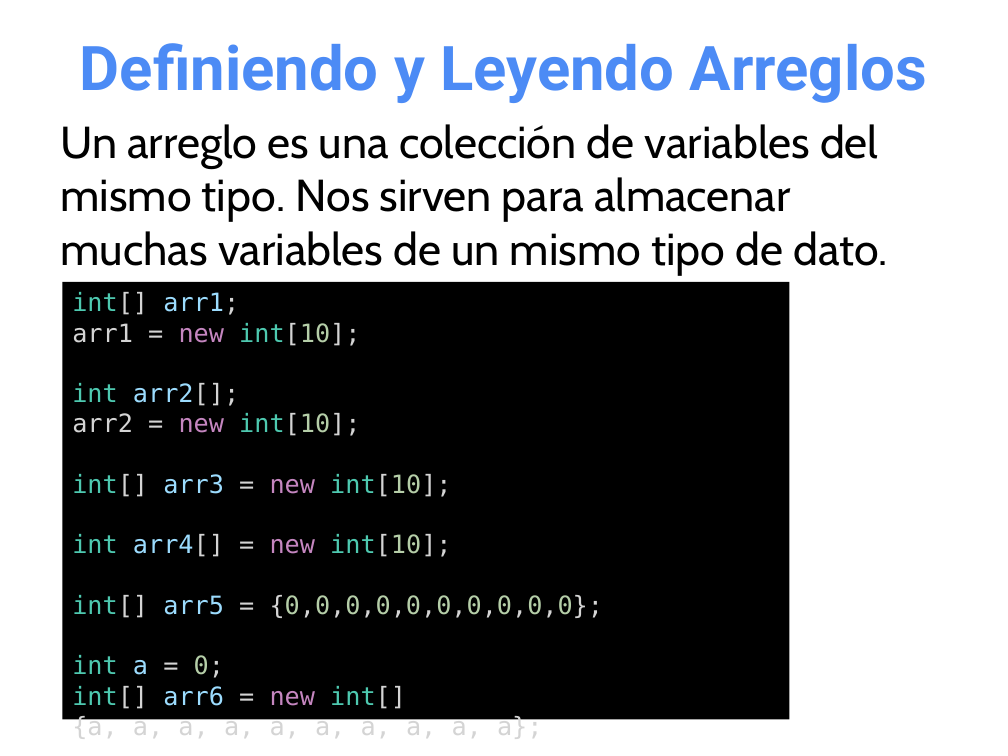
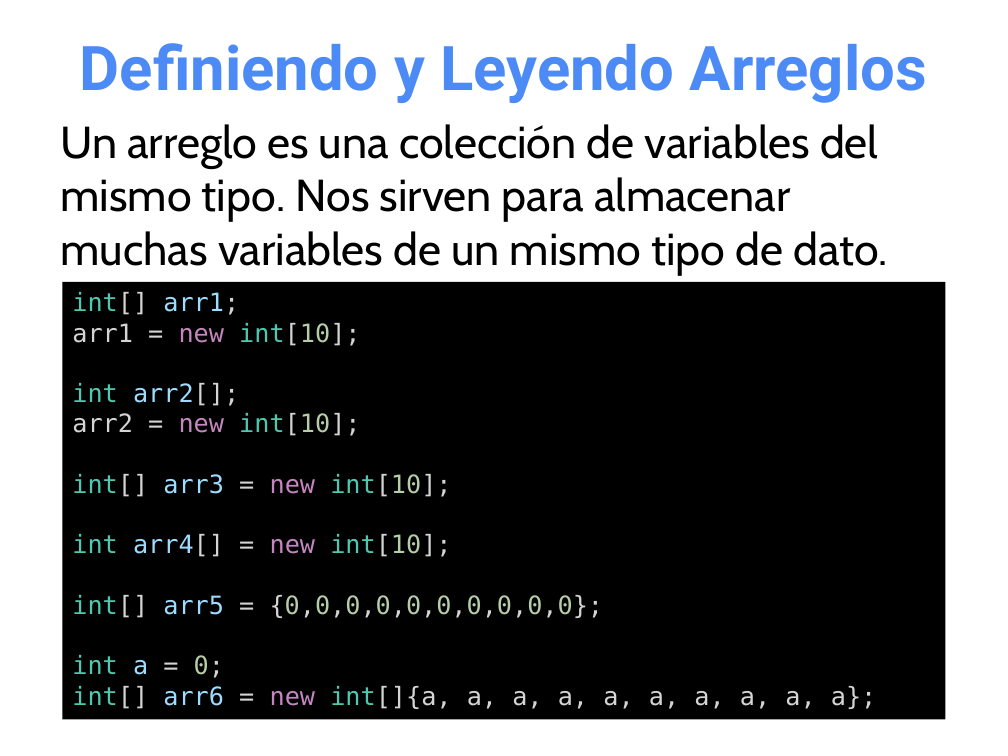
Before and after one commit to OMardil/INFO2, a slide deck: slide 2 of MOD01_Arreglos_multidimensionales/01 Presentacion/INFO2_MOD01-Arreglos_Multidimensionales.pptx. Drawn at 1008x756 pixels with LibreOffice and Linux fonts; fonts in the diff are those of the drawing. Boxes give left, top, right and bottom in pixels: in the first picture for what was removed or moved away, otherwise in the second. Text is boxed around its words. In the diff, an @@ line names an element or a change of style, - is before the commit and + after.

```diff
--- a/MOD01_Arreglos_multidimensionales/01 Presentacion/INFO2_MOD01-Arreglos_Multidimensionales.pptx
+++ b/MOD01_Arreglos_multidimensionales/01 Presentacion/INFO2_MOD01-Arreglos_Multidimensionales.pptx
@@ rectangle "int[] arr1;": place and size @@
-rectangle "int[] arr1;" at bbox=[62, 282, 789, 720]
+rectangle "int[] arr1;" at bbox=[62, 282, 946, 720]
```
Also in this commit, not shown: 1 other slide changed, 2 other files.
